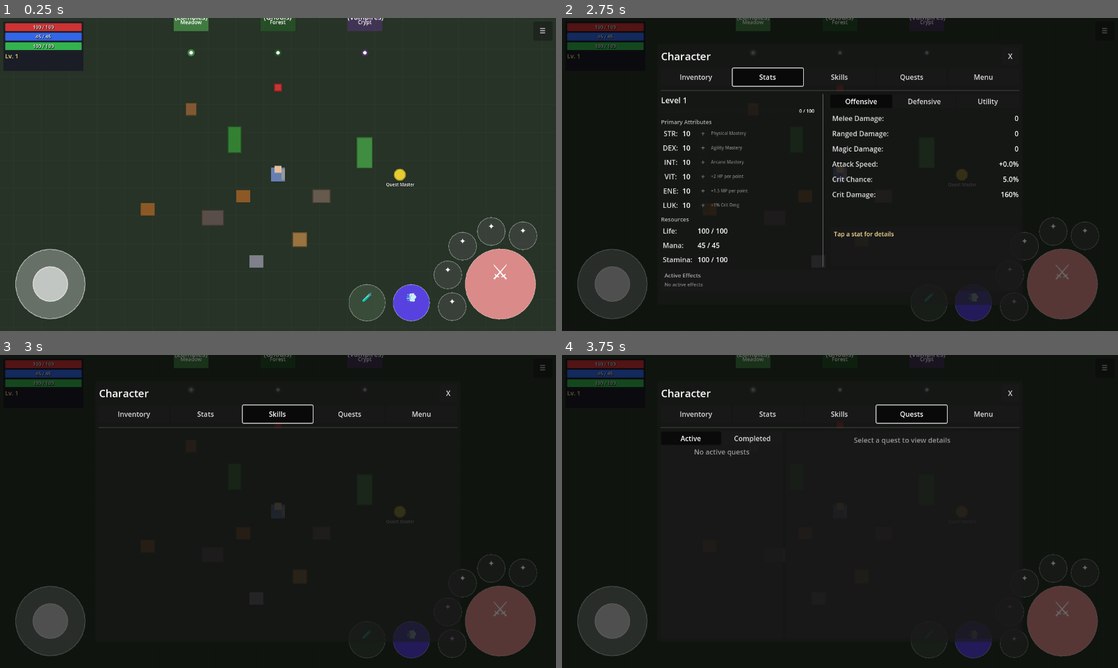
Above: before the commit, frames 1-4 (two rows, left to right).
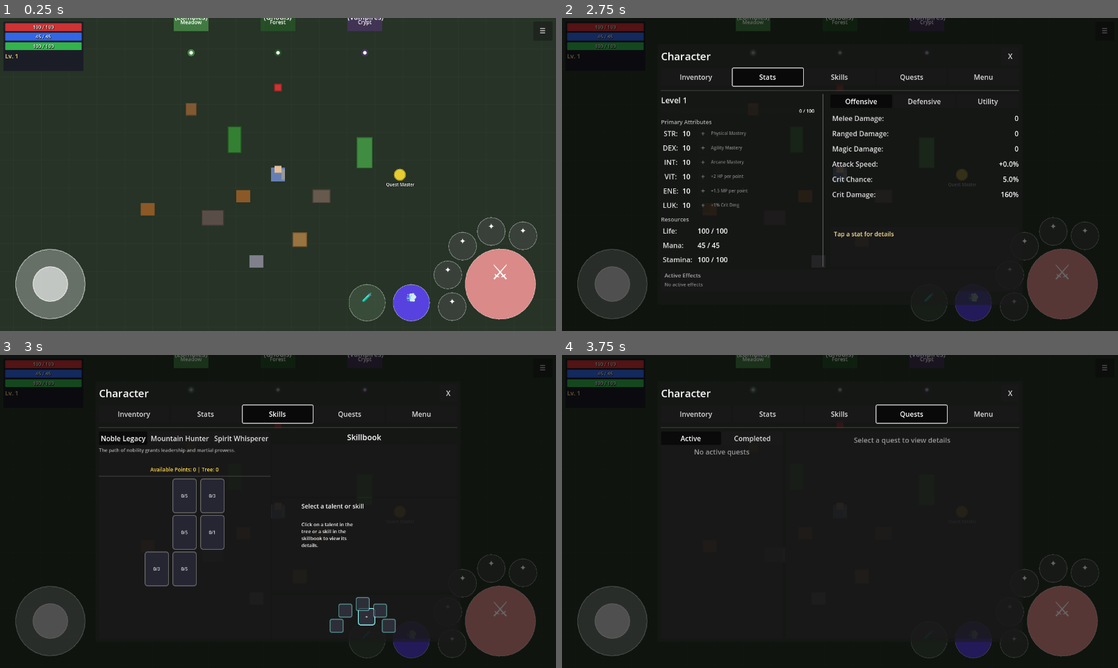
Above: after the commit, the same moments.

Repository: MatousHruska/MobileTestia
Game: Godot game, scene res://scenes/world/test_zone.tscn
The game is run twice, just before and just after one commit, with the same random seed, the same clock (stepped at 60 frames per second) and the same inputs.
Inputs:
- Up to frame 1 (0.25 s): no input
- Up to frame 2 (2.75 s): click "☰" at 0.5 s; click "Inventory" at 1.25 s; click "Stats" at 2 s
- Up to frame 3 (3 s): click "Skills" at 2.75 s
- Up to frame 4 (3.75 s): click "Quests" at 3.5 s

Frames 1-2 are identical in both runs. In frame 3, 4.7% of the frame differs, in the area x 17-72%, y 25-89%; in frame 4, nothing differs.
Error before the commit: Parse Error: Cannot infer the type of "delta" variable because the value doesn't have a set type. (res://scripts/ui/menu/skills_panel.gd:543)

Commit message:
Fix type inference error for delta variable in skills_panel.gd

Diff:
--- a/scripts/ui/menu/skills_panel.gd
+++ b/scripts/ui/menu/skills_panel.gd
@@ -540,11 +540,12 @@
 	elif (event is InputEventMouseMotion or event is InputEventScreenDrag) and slot.get_meta("is_pressed", false):
 		# Check if we should start dragging
 		var press_pos: Vector2 = slot.get_meta("press_pos", Vector2.ZERO)
-		var delta := event.position - press_pos
+		var event_pos: Vector2 = event.position
+		var delta: Vector2 = event_pos - press_pos
 
 		if delta.length() > DRAG_THRESHOLD and not _is_dragging:
 			slot.set_meta("is_pressed", false)
-			_start_drag(talent_id, slot.get_global_position() + event.position)
+			_start_drag(talent_id, slot.get_global_position() + event_pos)
 
 
 func _refresh_bind_slots() -> void:
